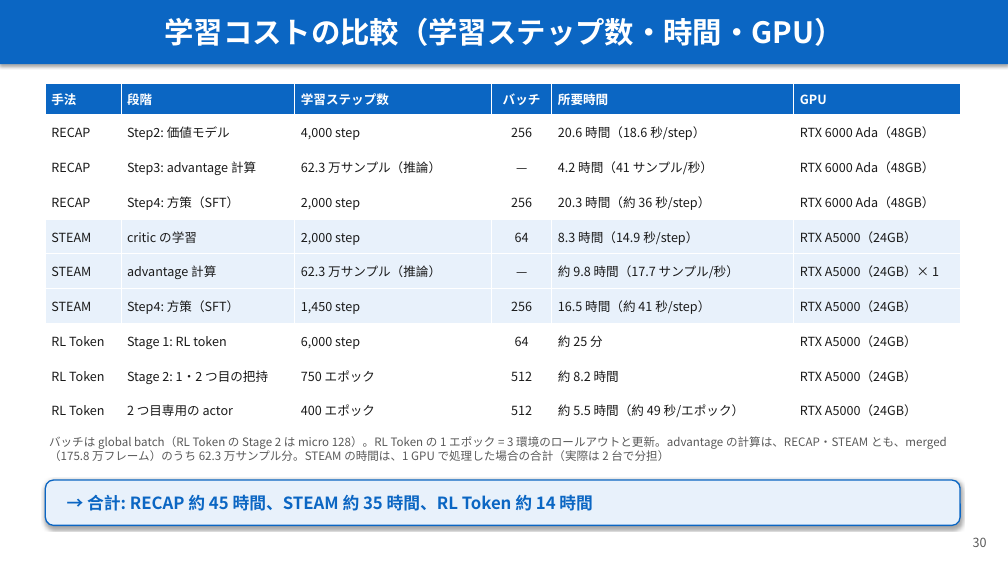
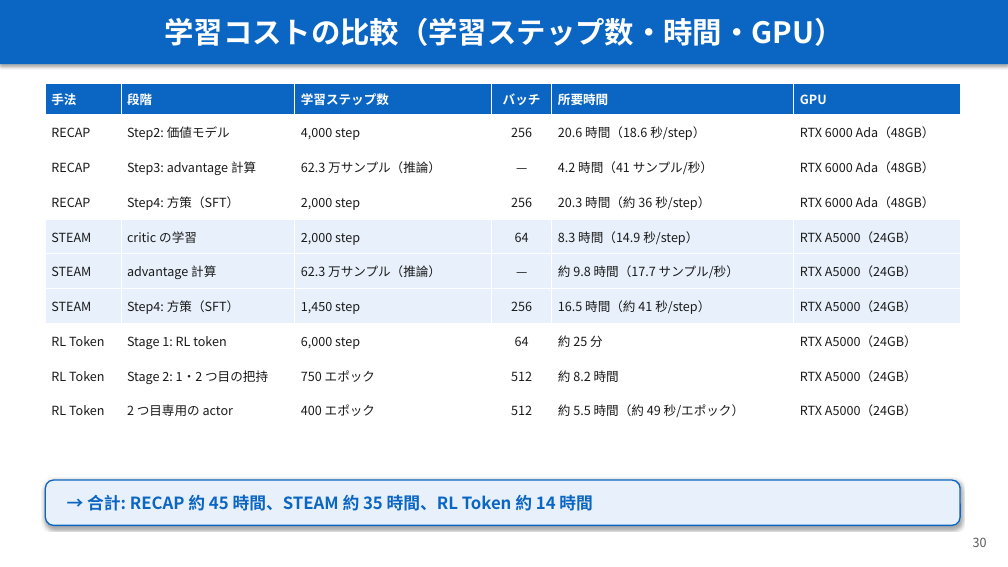
Before and after one commit to Junhand/libero_RL, a slide deck: slide 30 of docs/RECAP_STEAM_RLToken.pptx. Drawn at 1008x567 pixels with LibreOffice and Linux fonts; fonts in the diff are those of the drawing. Boxes give left, top, right and bottom in pixels: in the first picture for what was removed or moved away, otherwise in the second. Text is boxed around its words. In the diff, an @@ line names an element or a change of style, - is before the commit and + after.

```diff
--- a/docs/RECAP_STEAM_RLToken.pptx
+++ b/docs/RECAP_STEAM_RLToken.pptx
@@ table at (45, 83, 960, 428) @@
-row 6, column 6: RTX A5000（24GB）× 1
+row 6, column 6: RTX A5000（24GB）
@@ text removed at (49, 436, 947, 461) @@
-バッチは global batch（RL Token の Stage 2 は micro 128）。RL Token の 1 エポック = 3 環境のロールアウトと更新。advantage の計算は、RECAP・STEAM とも、merged（175.8 万フレーム）のうち 62.3 万サンプル分。STEAM の時間は、1 GPU で処理した場合の合計（実際は 2 台で分担）
```
Also in this commit, not shown: 3 other slides changed, 1 other file.
